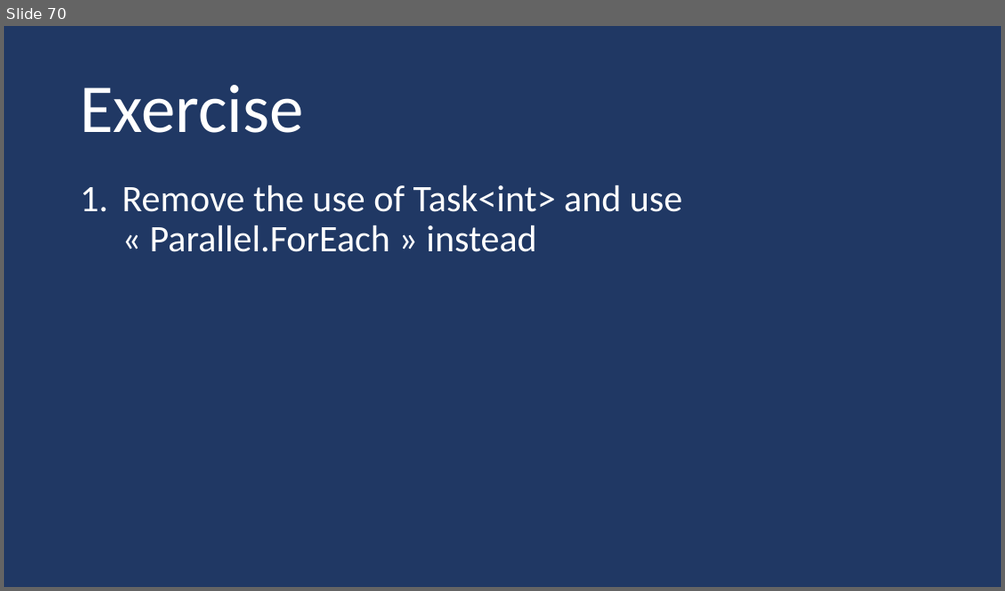
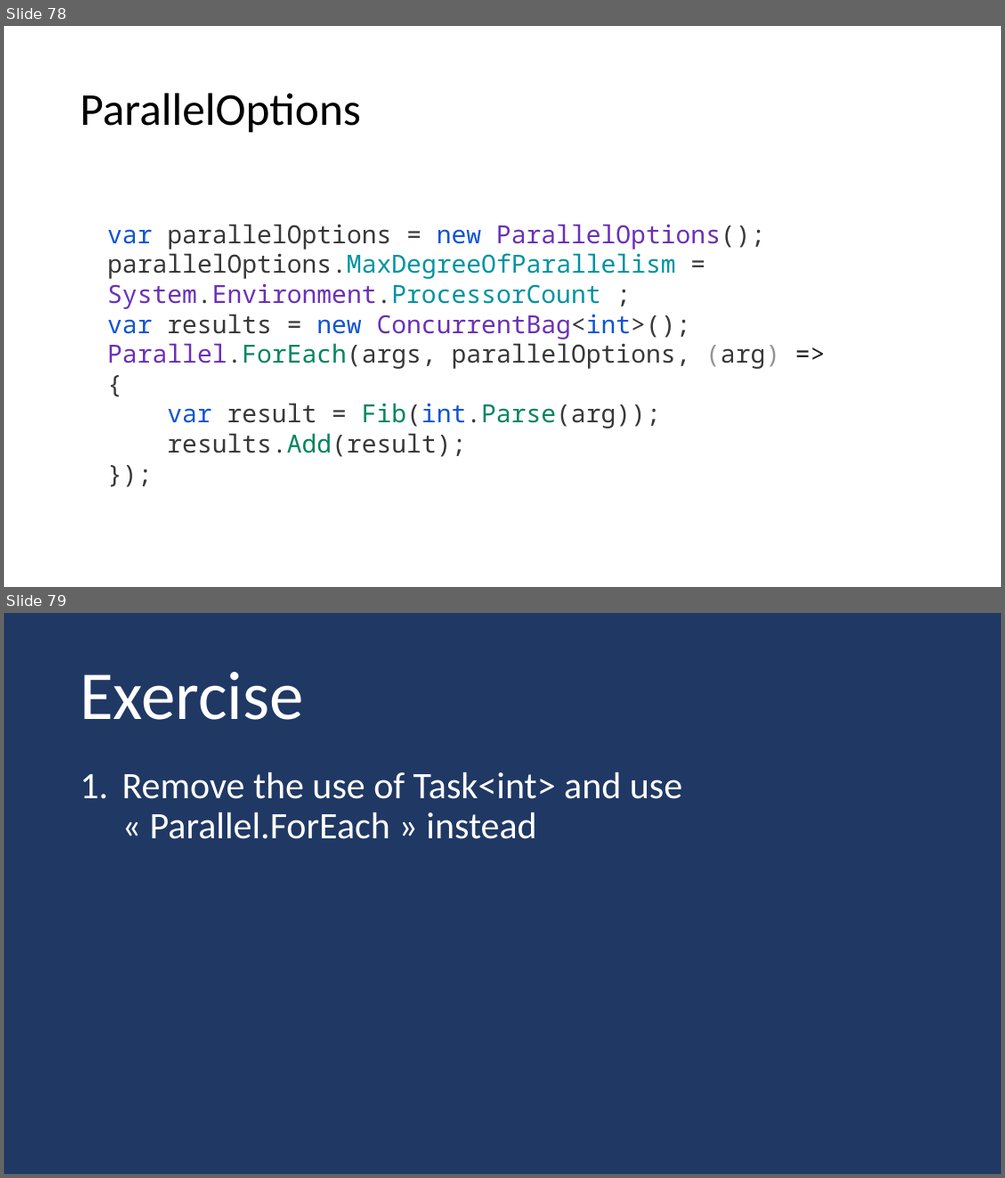
Before and after one commit to guillaume-chervet/course.dotnet, a slide deck: documentations/dotnet.pptx. Shown one above the other, each under a label of ours: slide 70 before the commit, slides 78 and 79 after it. The pictures are 1005x591 and 1005x1178 pixels, drawn with LibreOffice and Linux fonts; fonts in the diff are those of the drawing. Boxes give left, top, right and bottom in pixels: in the first picture for what was removed or moved away, otherwise in the second. Text is boxed around its words. In the diff, an @@ line names an element or a change of style, - is before the commit and + after.

```diff
--- a/documentations/dotnet.pptx
+++ b/documentations/dotnet.pptx
@@ slide 78 added at (x1=4, y1=26, x2=1001, y2=587), background #FFFFFF @@
@@ title added at (x1=80, y1=93, x2=361, y2=133), 44 pt, text #000000 @@
+ParallelOptions
@@ text added at (x1=107, y1=224, x2=780, y2=457), 24 pt, text #383838 @@
+var parallelOptions = new ParallelOptions();
+parallelOptions.MaxDegreeOfParallelism = System.Environment.ProcessorCount ;
+var results = new ConcurrentBag<int>();
+Parallel.ForEach(args, parallelOptions, (arg) =>
+{
+var result = Fib(int.Parse(arg));
+results.Add(result);
+});
@@ what was slide 70 is now slide 79 @@
```
Also in this commit, not shown: 4 slides changed, 12 other slides added.
